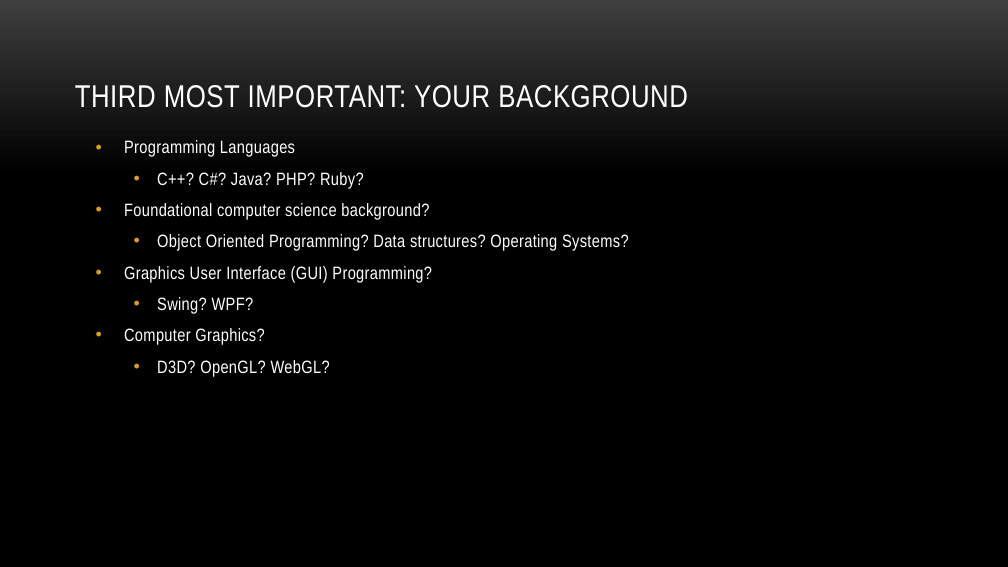
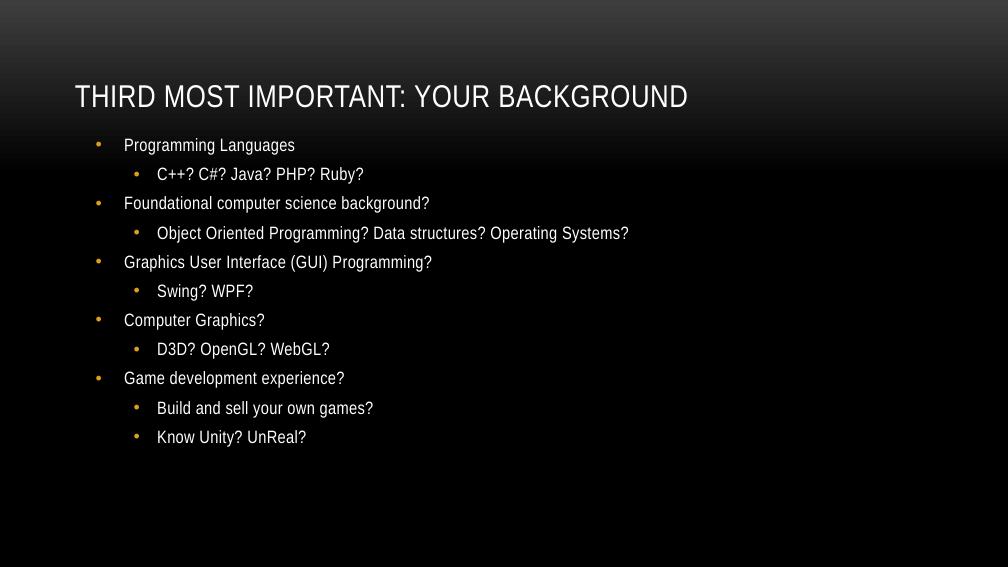
Before and after one commit to myuwbclasses/IntroGameDev-XJTU, a slide deck: slide 5 of PPT/Intro.pptx (slide 8 before the commit). Drawn at 1008x567 pixels with LibreOffice and Linux fonts; fonts in the diff are those of the drawing; background and template pictures are left out. Boxes give left, top, right and bottom in pixels: in the first picture for what was removed or moved away, otherwise in the second. Text is boxed around its words. In the diff, an @@ line names an element or a change of style, - is before the commit and + after.

```diff
--- a/PPT/Intro.pptx
+++ b/PPT/Intro.pptx
@@ text at [124,138,629,359]: line spacing 1 to 0.9 @@
@@ text at [124,371,374,447]: paragraphs added @@
+• Game development experience?
+  • Build and sell your own games?
+  • Know Unity? UnReal?
```
Also in this commit, not shown: 6 other slides changed, 1 slide added, 3 slides removed, 3 other files.
